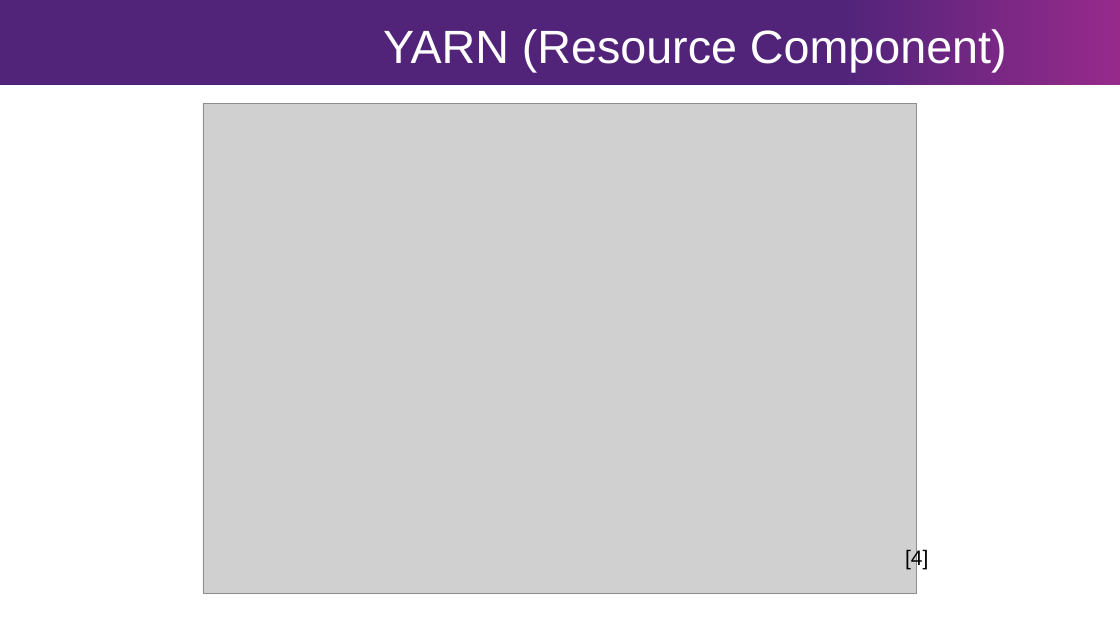
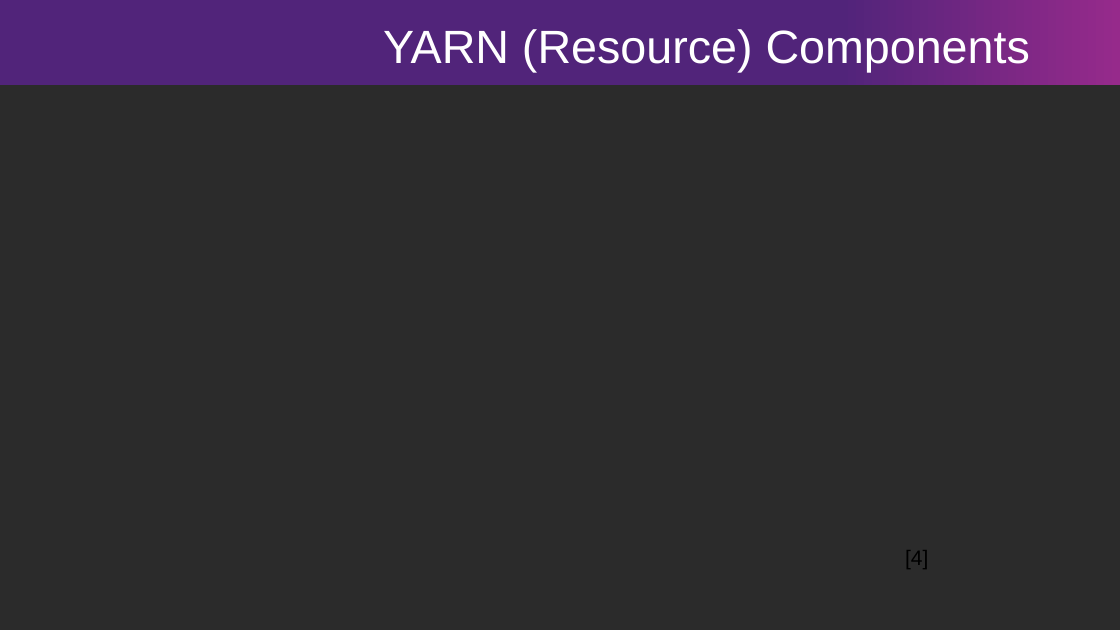
Before and after one commit to bhq12/hadoop-architecture-notes, a slide deck: slide 10 of hadoop-architecture-brook-queree.pptx (slide 7 before the commit). Drawn at 1120x630 pixels with LibreOffice and Linux fonts; fonts in the diff are those of the drawing; grey boxes stand for pictures; background and template pictures are left out; a plain dark background stands for a picture behind light text. Boxes give left, top, right and bottom in pixels: in the first picture for what was removed or moved away, otherwise in the second. Text is boxed around its words. In the diff, an @@ line names an element or a change of style, - is before the commit and + after.

```diff
--- a/hadoop-architecture-brook-queree.pptx
+++ b/hadoop-architecture-brook-queree.pptx
@@ background #FFFFFF to picture (left out) @@
@@ text at bbox=[383, 29, 1030, 73]: text changed @@
-YARN (Resource Component)
+YARN (Resource) Components
@@ picture removed at bbox=[203, 103, 918, 594] @@
```
Also in this commit, not shown: 7 other slides changed, 4 slides added, 3 slides removed, 16 other files.
